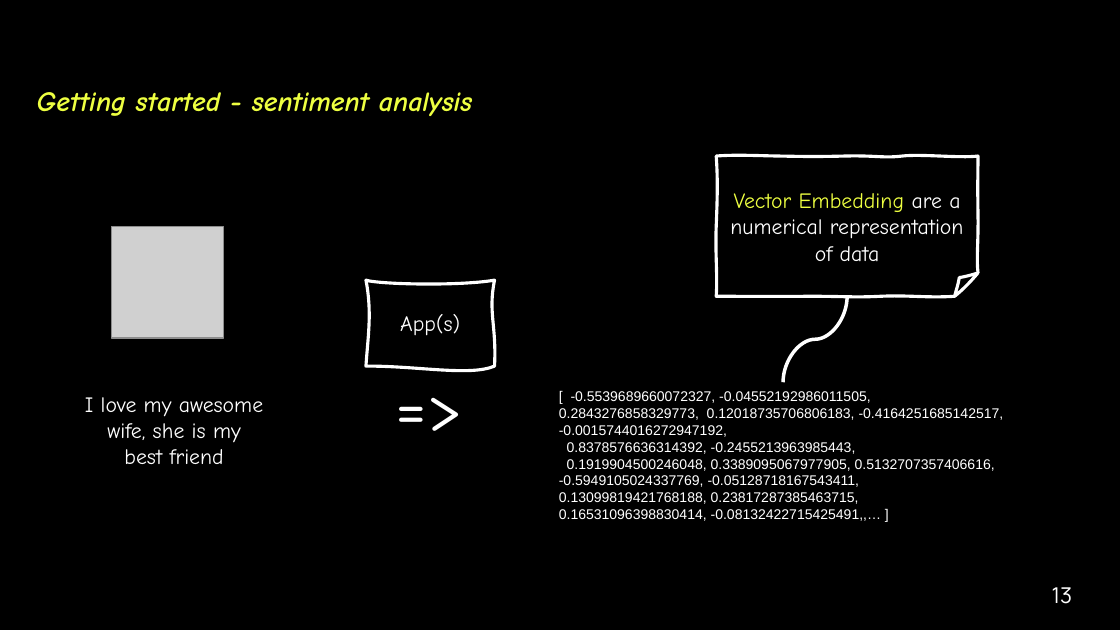
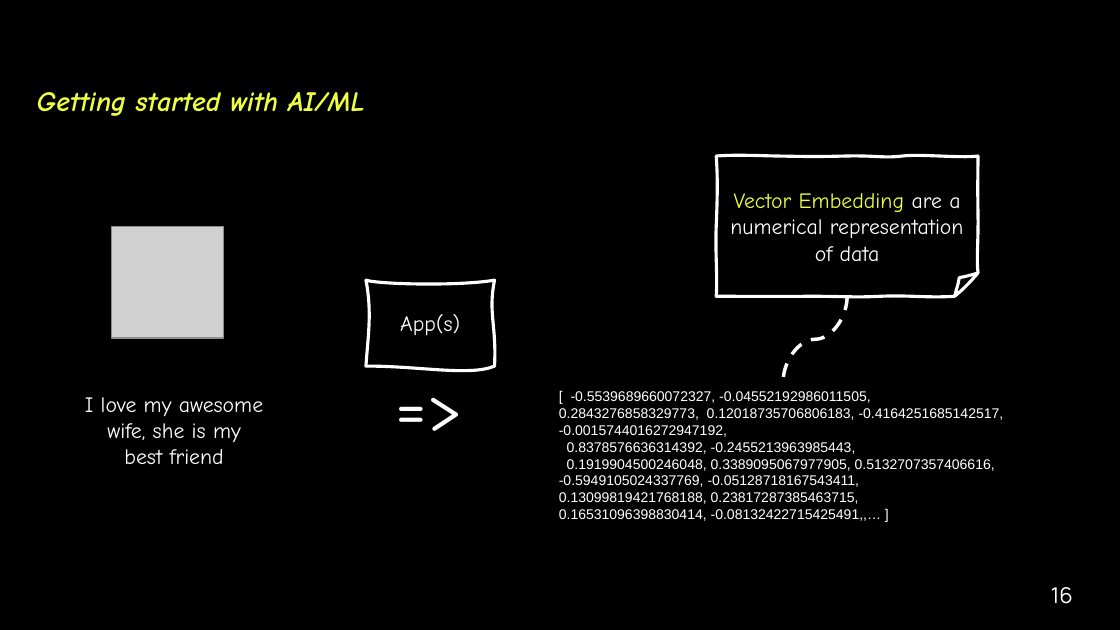
Before and after one commit to ggreen/real-time-AI-ML-event-streaming, a slide deck: slide 16 of docs/conferences/afrotech-realtime-ai-2024.pptx (slide 13 before the commit). Drawn at 1120x630 pixels with LibreOffice and Linux fonts; fonts in the diff are those of the drawing; grey boxes stand for pictures; background and template pictures are left out. Boxes give left, top, right and bottom in pixels: in the first picture for what was removed or moved away, otherwise in the second. Text is boxed around its words. In the diff, an @@ line names an element or a change of style, - is before the commit and + after.

```diff
--- a/docs/conferences/afrotech-realtime-ai-2024.pptx
+++ b/docs/conferences/afrotech-realtime-ai-2024.pptx
@@ text at (37, 92, 364, 116): text changed @@
-Getting started - sentiment analysis
+Getting started with AI/ML
@@ curved line (847, 297) - (783, 382): stroke #FFFFFF 2.25 pt to #FFFFFF 2.25 pt dashed @@
@@ page number at (1051, 587, 1073, 604): text changed @@
-13
+16
```
Also in this commit, not shown: 15 other slides changed, 5 slides added, 2 slides removed, 13 other files.
